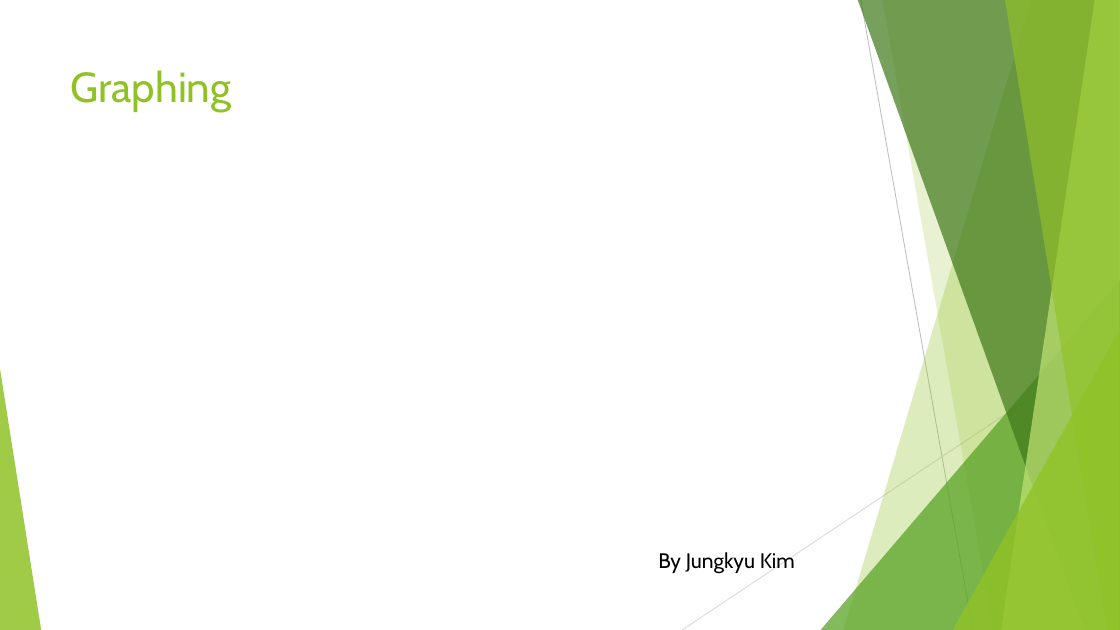
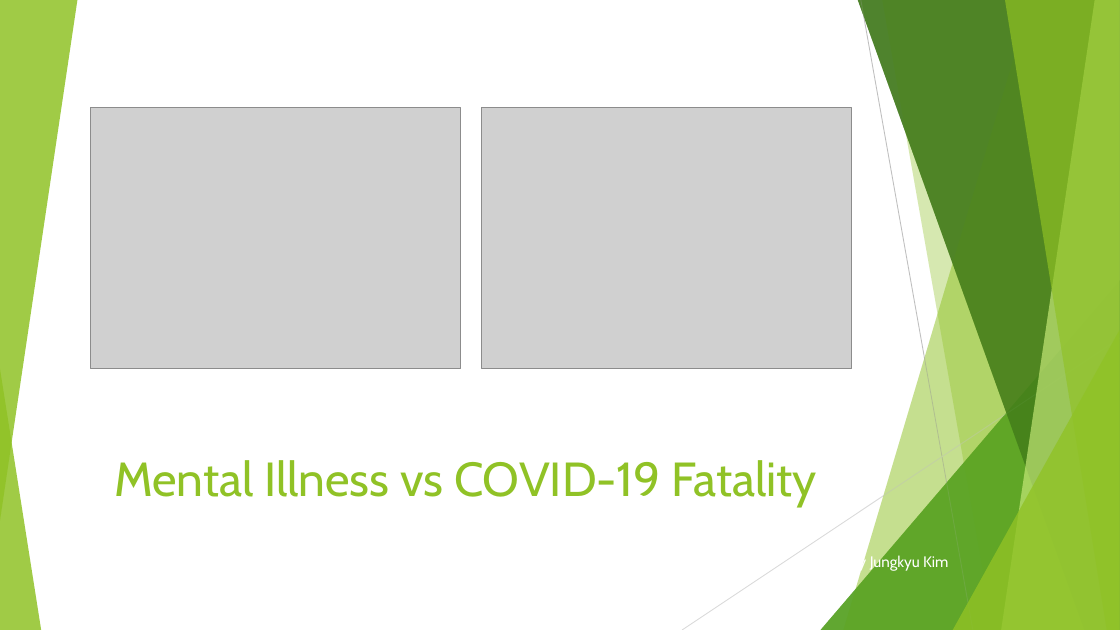
Before and after one commit to fengrujie0721/Impact-of-COVID-19-on-Mental-Health-in-United-States, a slide deck: slide 10 of impact of covid on mental health.pptx (slide 11 before the commit). Drawn at 1120x630 pixels with LibreOffice and Linux fonts; fonts in the diff are those of the drawing; grey boxes stand for pictures. Boxes give left, top, right and bottom in pixels: in the first picture for what was removed or moved away, otherwise in the second. Text is boxed around its words. In the diff, an @@ line names an element or a change of style, - is before the commit and + after.

```diff
--- a/impact of covid on mental health.pptx
+++ b/impact of covid on mental health.pptx
@@ group added at (0, 0, 1120, 630): 5 freeform shapes, 3 triangles, 2 lines @@
@@ line removed from (861, 0) to (973, 630) @@
@@ title removed at (71, 70, 232, 112) @@
-Graphing
@@ picture added at (91, 108, 461, 369) @@
@@ picture added at (482, 108, 853, 369) @@
@@ line removed from (1120, 339) to (682, 630) @@
@@ title added at (114, 460, 817, 508), 41 pt, text #90C226 @@
+Mental Illness vs COVID-19 Fatality
@@ text "By Jungkyu Kim": place and size @@
-text "By Jungkyu Kim" at (658, 552, 795, 574)
+text "By Jungkyu Kim" at (850, 554, 948, 571)
@@ text "By Jungkyu Kim" at (850, 554, 948, 571): size 18 to 13 pt, text colour #000000 to #FFFFFF; alignment left to centre; more space between paragraphs @@
```
Also in this commit, not shown: 4 other slides changed, 1 slide removed.
